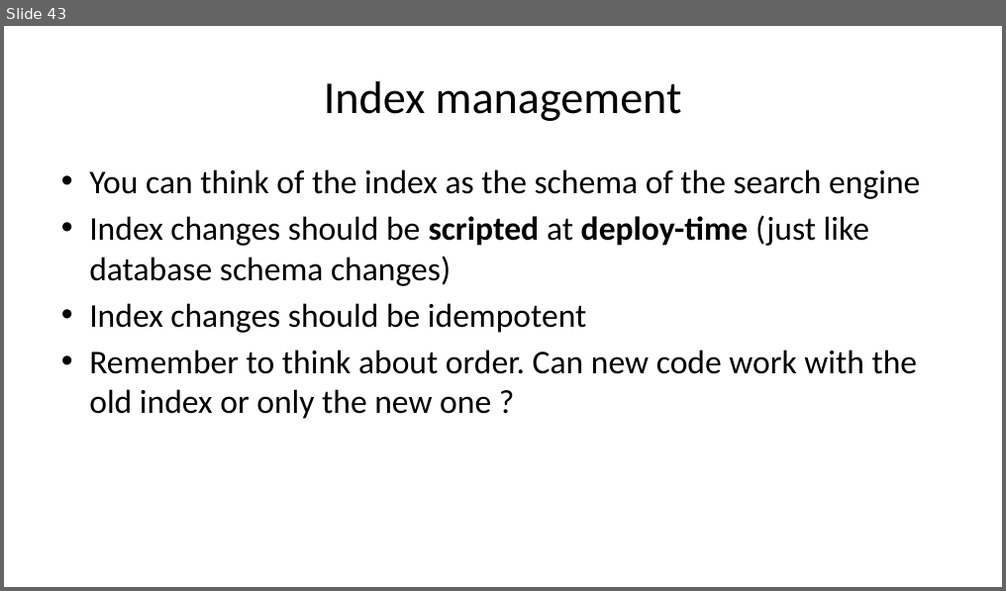
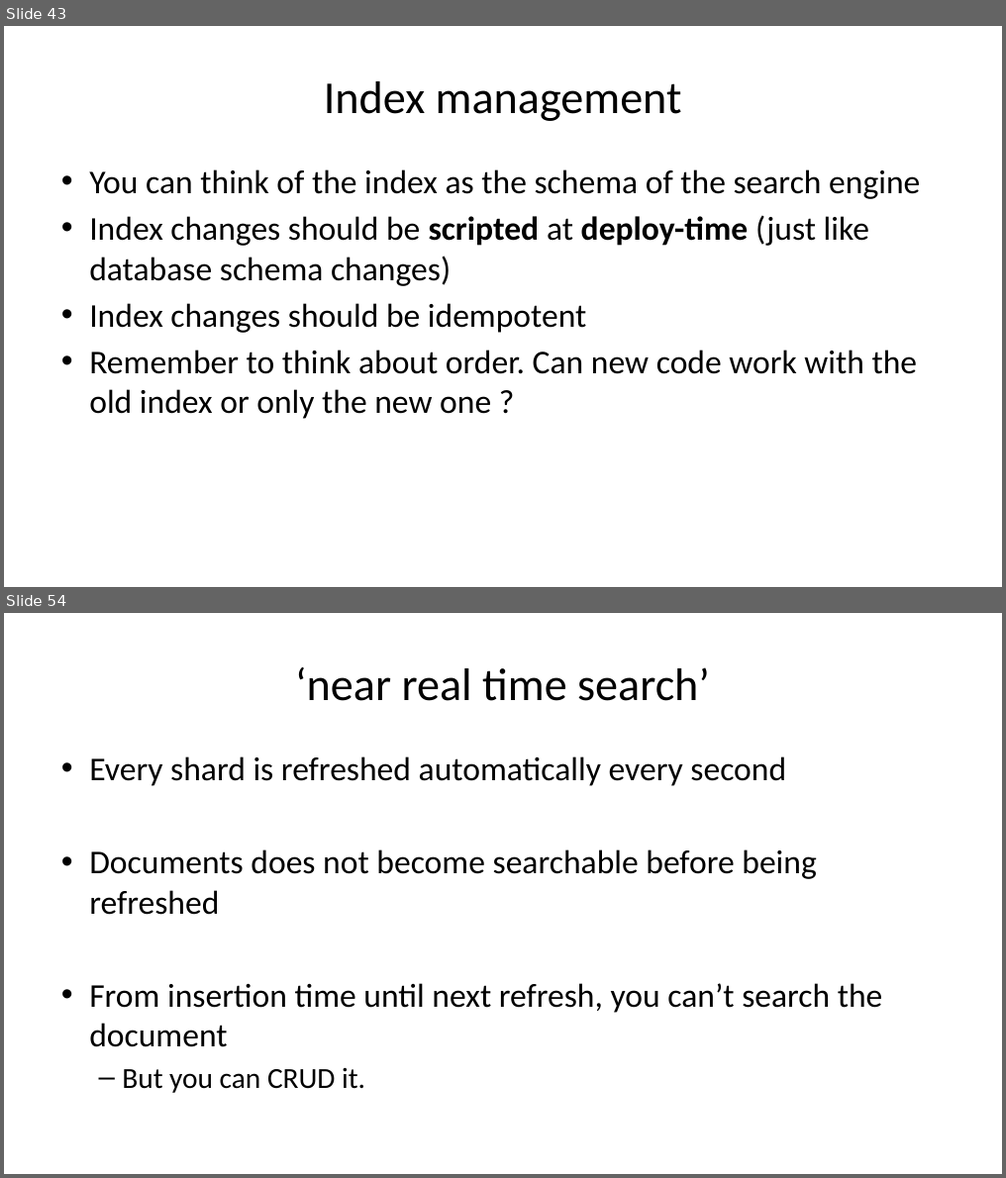
Before and after one commit to driis/ElasticTalk, a slide deck: ElasticSearch Presentation.pptx. Shown one above the other, each under a label of ours: slide 43 before the commit, slides 43 and 54 after it; the slides between them are not shown. The pictures are 1006x591 and 1006x1178 pixels, drawn with LibreOffice and Linux fonts; fonts in the diff are those of the drawing. Boxes give left, top, right and bottom in pixels: in the first picture for what was removed or moved away, otherwise in the second. Text is boxed around its words. In the diff, an @@ line names an element or a change of style, - is before the commit and + after.

```diff
--- a/ElasticSearch Presentation.pptx
+++ b/ElasticSearch Presentation.pptx
@@ slide 54 added at bbox=[4, 613, 1002, 1174], background #FFFFFF @@
@@ title added at bbox=[295, 667, 710, 701], 44 pt, text #000000 @@
+‘near real time search’
@@ text added at bbox=[89, 757, 883, 1093], 32 pt, text #000000 @@
+• Every shard is refreshed automatically every second
+• Documents does not become searchable before being refreshed
+• From insertion time until next refresh, you can’t search the document
+  – But you can CRUD it.
```
Also in this commit, not shown: 6 slides changed, 31 other slides added, 1 slide removed.
